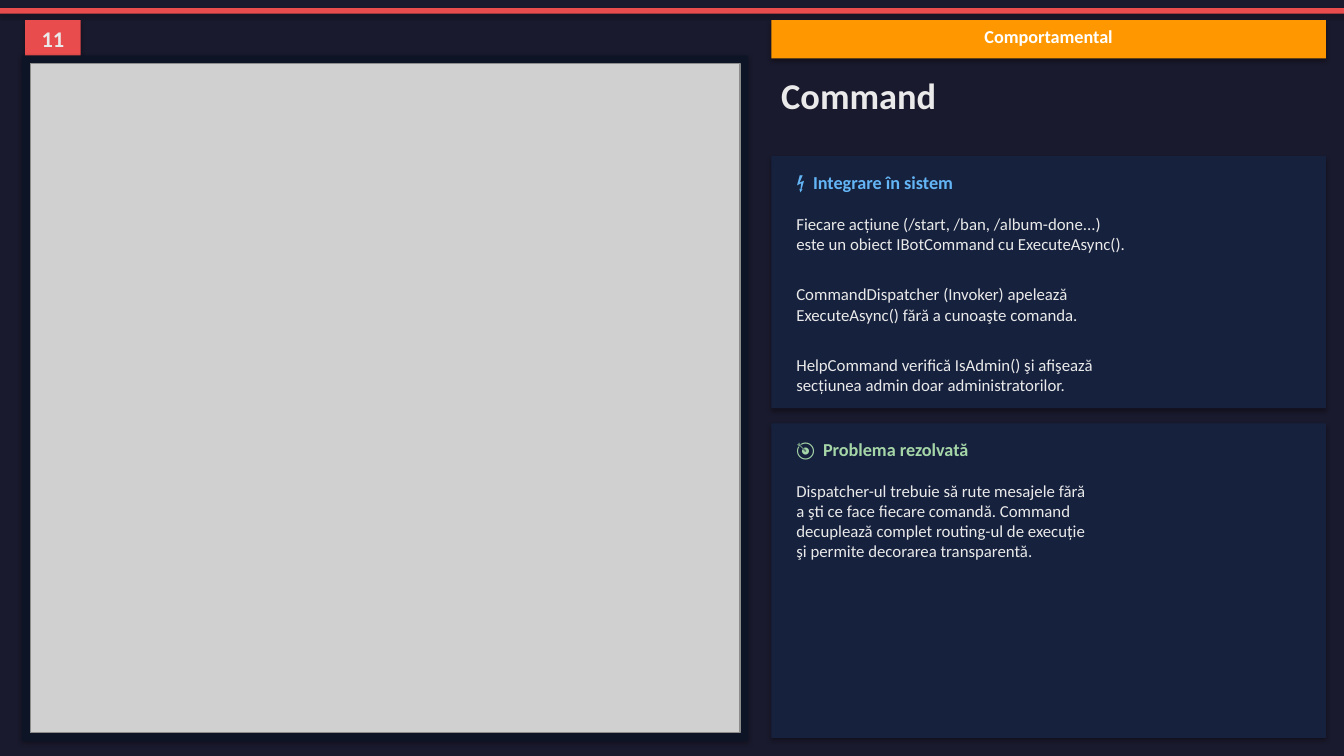
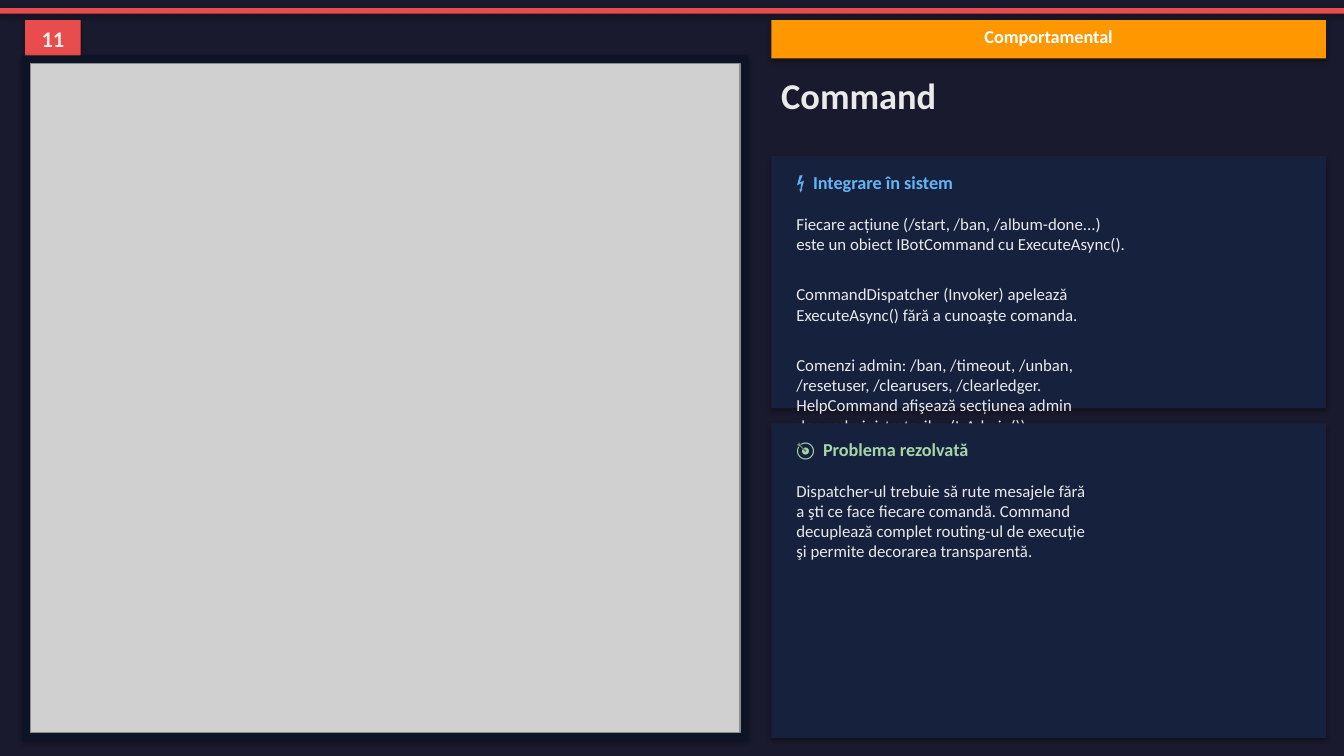
Before and after one commit to Heiwa03/NurFlac, a slide deck: slide 12 of raport/NurFlac_Prezentare.pptx. Drawn at 1344x756 pixels with LibreOffice and Linux fonts; fonts in the diff are those of the drawing; grey boxes stand for pictures. Boxes give left, top, right and bottom in pixels: in the first picture for what was removed or moved away, otherwise in the second. Text is boxed around its words. In the diff, an @@ line names an element or a change of style, - is before the commit and + after.

Commit message:
chore(diagrams,docs): sync UML diagrams, report, and presentation with new admin commands
Update diagrams 02, 08, 11, 12 and regenerate the annual report and
defense presentation to reflect the three new admin commands
(/resetuser, /clearusers, /clearledger) and the corresponding
interface additions (IUserRepository.ResetAsync/ClearAllAsync,
IUserService.ResetUserAsync/ClearAllUsersAsync,
ILedgerRepository.ClearAsync, LedgerService.ClearAsync).

```diff
--- a/raport/NurFlac_Prezentare.pptx
+++ b/raport/NurFlac_Prezentare.pptx
@@ text at box(796, 359, 1073, 424): text changed @@
-HelpCommand verifică IsAdmin() şi afişează
-secțiunea admin doar administratorilor.
+Comenzi admin: /ban, /timeout, /unban,
+/resetuser, /clearusers, /clearledger.
+HelpCommand afişează secțiunea admin
+doar administratorilor (IsAdmin()).
```
Also in this commit, not shown: 1 other slide changed, 7 other files.
